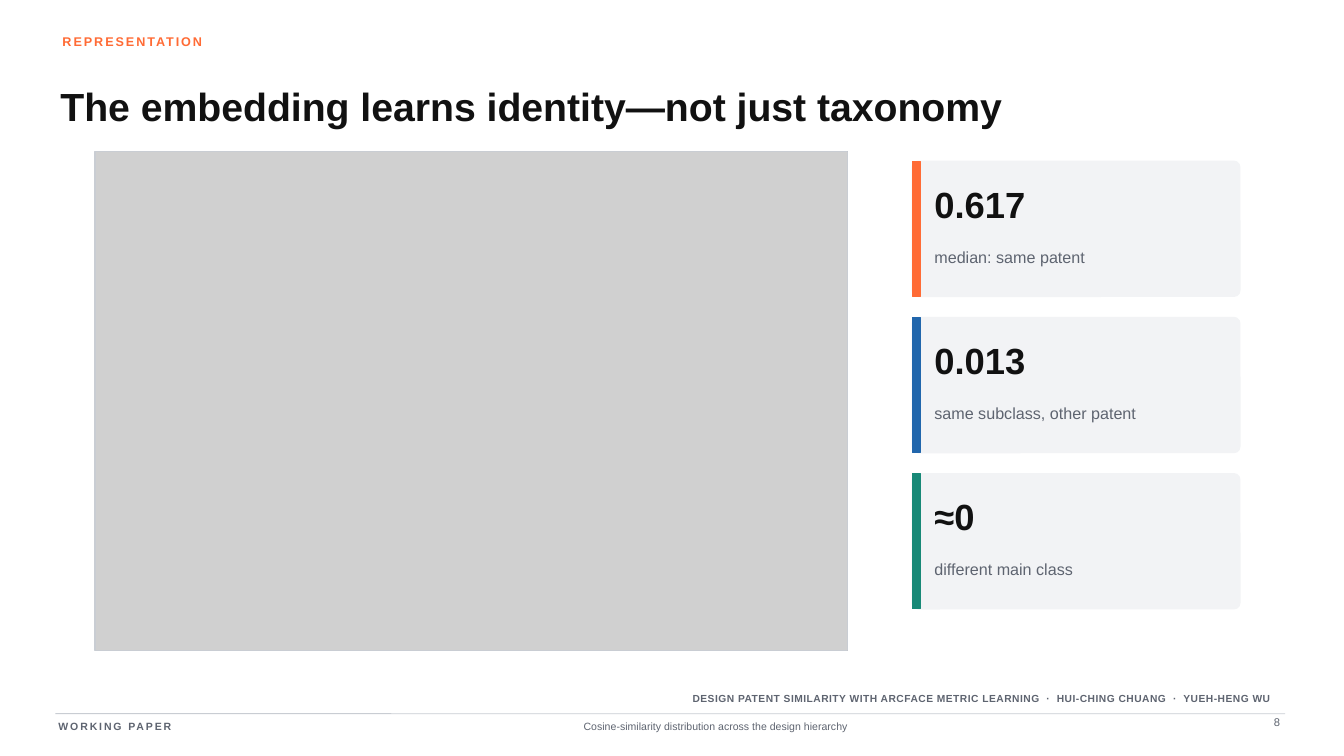
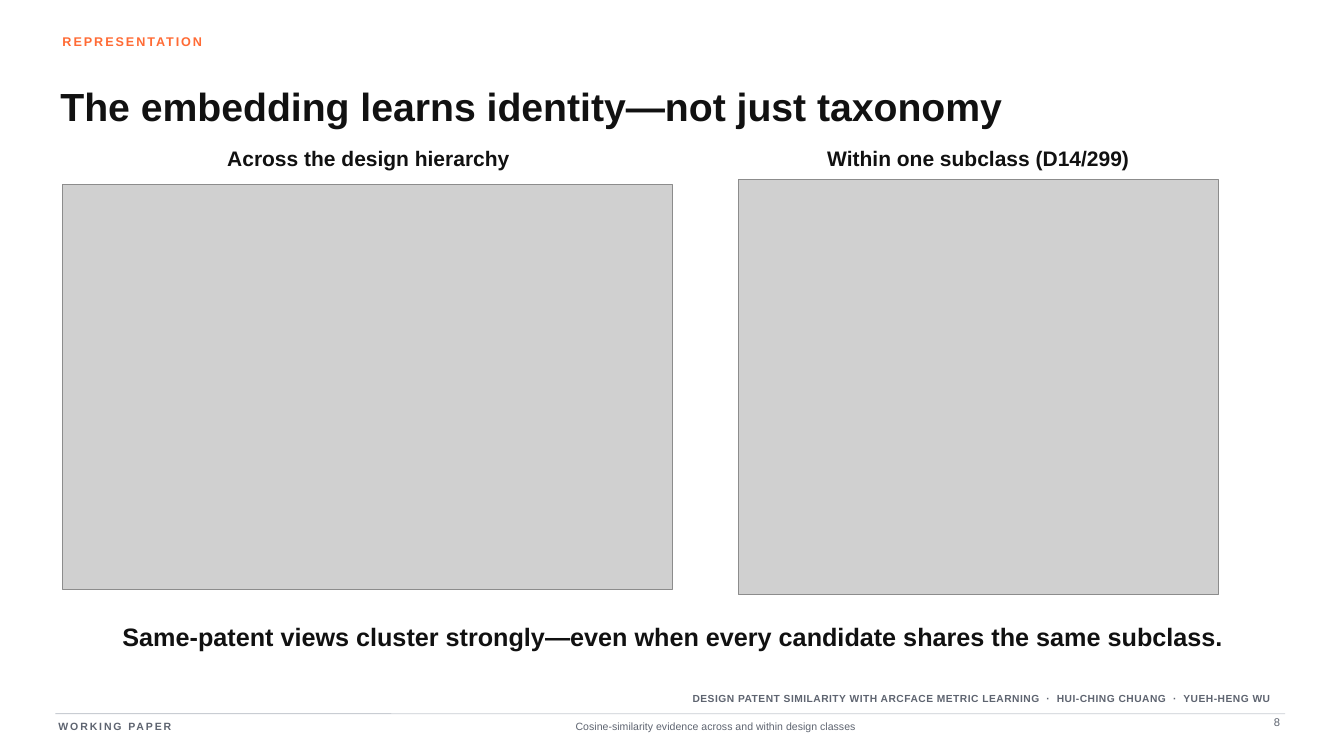
Before and after one commit to hcchuang/hcchuang.github.io, a slide deck: slide 8 of files/DesignPatent_15min_Slides.pptx. Drawn at 1344x756 pixels with LibreOffice and Linux fonts; fonts in the diff are those of the drawing; grey boxes stand for pictures. Boxes give left, top, right and bottom in pixels: in the first picture for what was removed or moved away, otherwise in the second. Text is boxed around its words. In the diff, an @@ line names an element or a change of style, - is before the commit and + after.

Commit message:
Add paired evidence plots to Design Patent slides

```diff
--- a/files/DesignPatent_15min_Slides.pptx
+++ b/files/DesignPatent_15min_Slides.pptx
@@ rectangle removed at <box>95,151,847,650</box> @@
@@ text added at <box>227,150,509,171</box>, 15 pt, text #111111, bold @@
+Across the design hierarchy
@@ picture added at <box>738,179,1218,595</box> @@
@@ text added at <box>827,150,1129,171</box>, 15 pt, text #111111, bold @@
+Within one subclass (D14/299)
@@ rounded rectangle removed at <box>912,161,1240,296</box> @@
@@ rectangle removed at <box>912,161,921,296</box> @@
@@ picture: place and size @@
-picture at <box>95,151,847,650</box>
+picture at <box>63,185,673,589</box>
@@ text removed at <box>934,192,1025,219</box> @@
-0.617
@@ text removed at <box>934,251,1085,267</box> @@
-median: same patent
@@ rounded rectangle removed at <box>912,318,1240,453</box> @@
@@ rectangle removed at <box>912,318,921,453</box> @@
@@ text removed at <box>934,348,1025,375</box> @@
-0.013
@@ text removed at <box>934,407,1136,423</box> @@
-same subclass, other patent
@@ rounded rectangle removed at <box>912,474,1240,609</box> @@
@@ rectangle removed at <box>912,474,921,609</box> @@
@@ text removed at <box>934,504,974,531</box> @@
-≈0
@@ text removed at <box>934,563,1073,575</box> @@
-different main class
@@ text added at <box>122,627,1223,651</box>, 18 pt, text #111111, bold @@
+Same-patent views cluster strongly—even when every candidate shares the same subclass.
@@ text at <box>576,722,855,732</box>: text changed @@
-Cosine-similarity distribution across the design hierarchy
+Cosine-similarity evidence across and within design classes
```
Also in this commit, not shown: 1 other slide changed, 1 slide removed, 1 other file.
